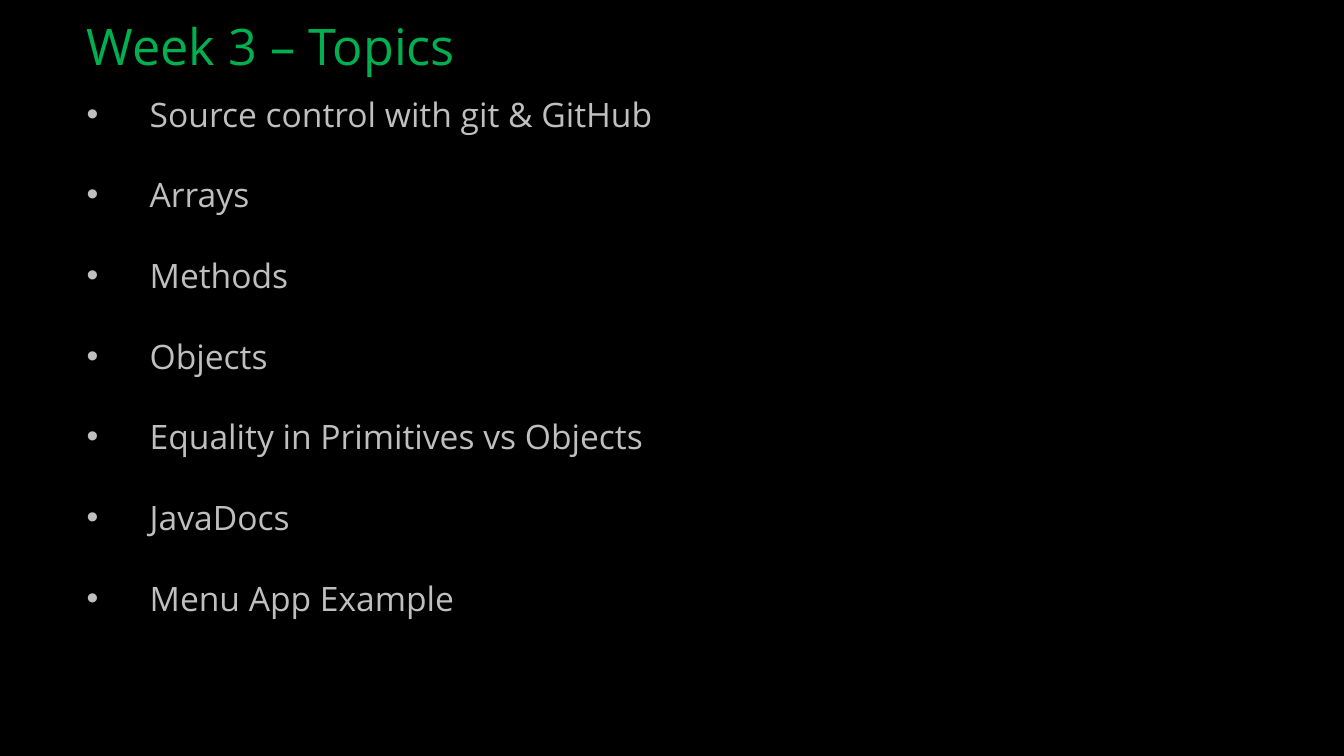
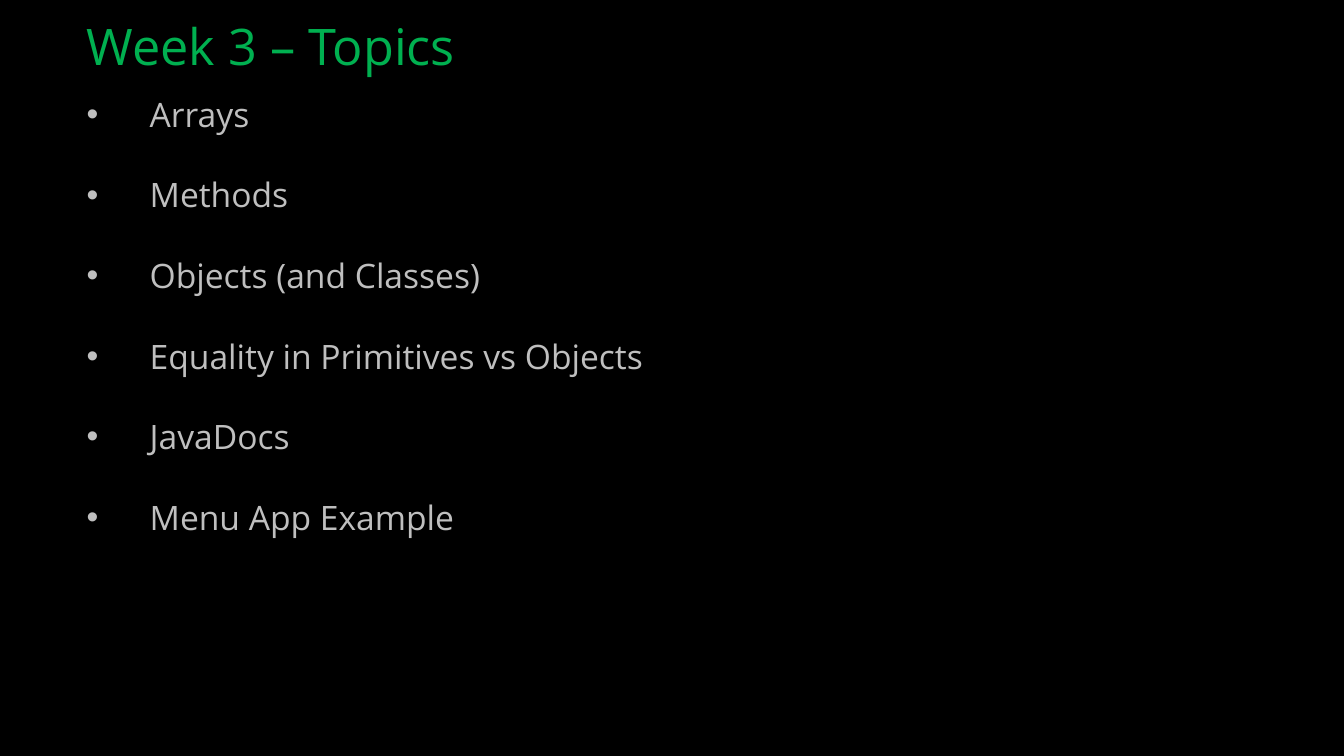
Before and after one commit to ckiefriter1/PT-BESD, a slide deck: slide 1 of Week3/BESD Week 3.pptx. Drawn at 1344x756 pixels with LibreOffice and Linux fonts; fonts in the diff are those of the drawing. Boxes give left, top, right and bottom in pixels: in the first picture for what was removed or moved away, otherwise in the second. Text is boxed around its words. In the diff, an @@ line names an element or a change of style, - is before the commit and + after.

```diff
--- a/Week3/BESD Week 3.pptx
+++ b/Week3/BESD Week 3.pptx
@@ text at (150,101,652,135): paragraph removed @@
-• Source control with git & GitHub
@@ text at (150,262,480,296): text changed @@
-• Objects
+• Objects (and Classes)
```
Also in this commit, not shown: 1 other slide changed, 2 other files.
